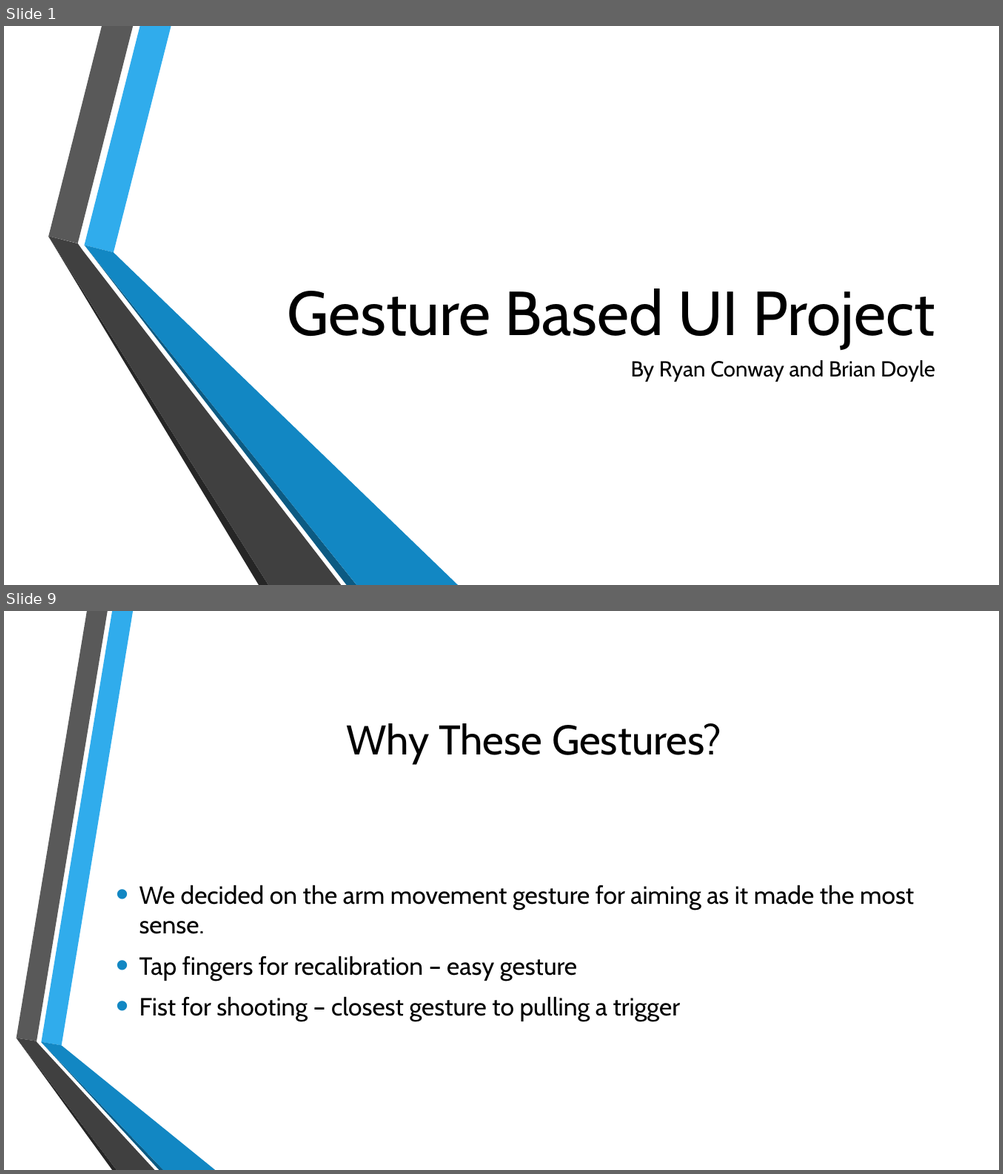
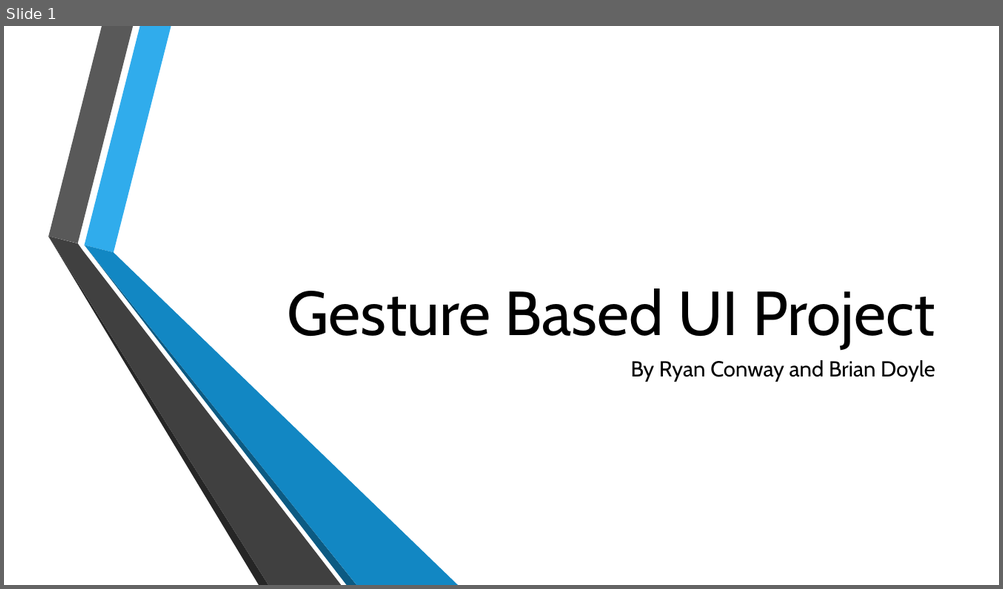
Before and after one commit to BrianD147/Gesture-Based-UI-Development-Project, a slide deck: Gesture Based UI Project.pptx. Shown one above the other, each under a label of ours: slides 1 and 9 before the commit, slide 1 after it; the slides between them are not shown. The pictures are 1003x1174 and 1003x589 pixels, drawn with LibreOffice and Linux fonts; fonts in the diff are those of the drawing; background and template pictures are left out. Boxes give left, top, right and bottom in pixels: in the first picture for what was removed or moved away, otherwise in the second. Text is boxed around its words. In the diff, an @@ line names an element or a change of style, - is before the commit and + after.

```diff
--- a/Gesture Based UI Project.pptx
+++ b/Gesture Based UI Project.pptx
@@ slide 9 removed at [4, 611, 999, 1170], background picture (left out) @@
@@ title removed at [346, 723, 721, 764] @@
-Why These Gestures?
@@ text removed at [139, 885, 913, 1022] @@
-• We decided on the arm movement gesture for aiming as it made the most sense.
-• Tap fingers for recalibration – easy gesture
-• Fist for shooting – closest gesture to pulling a trigger
@@ group removed at [16, 611, 215, 1170]: 6 freeform shapes @@
```
Also in this commit, not shown: 1 slide changed, 4 slides added, 7 other slides removed, 3 other files.
